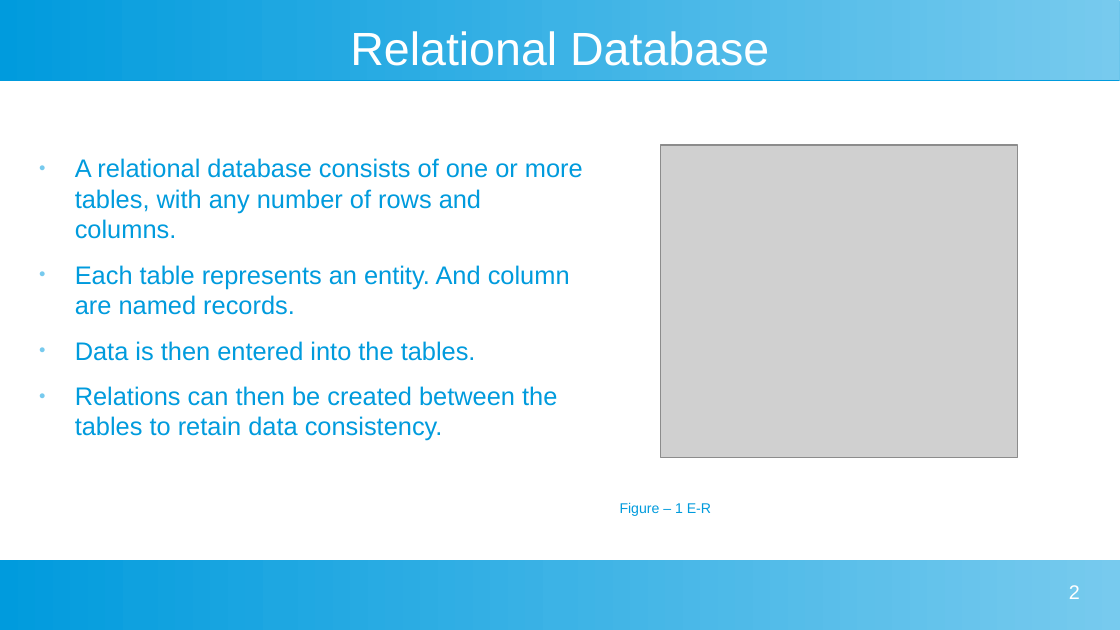
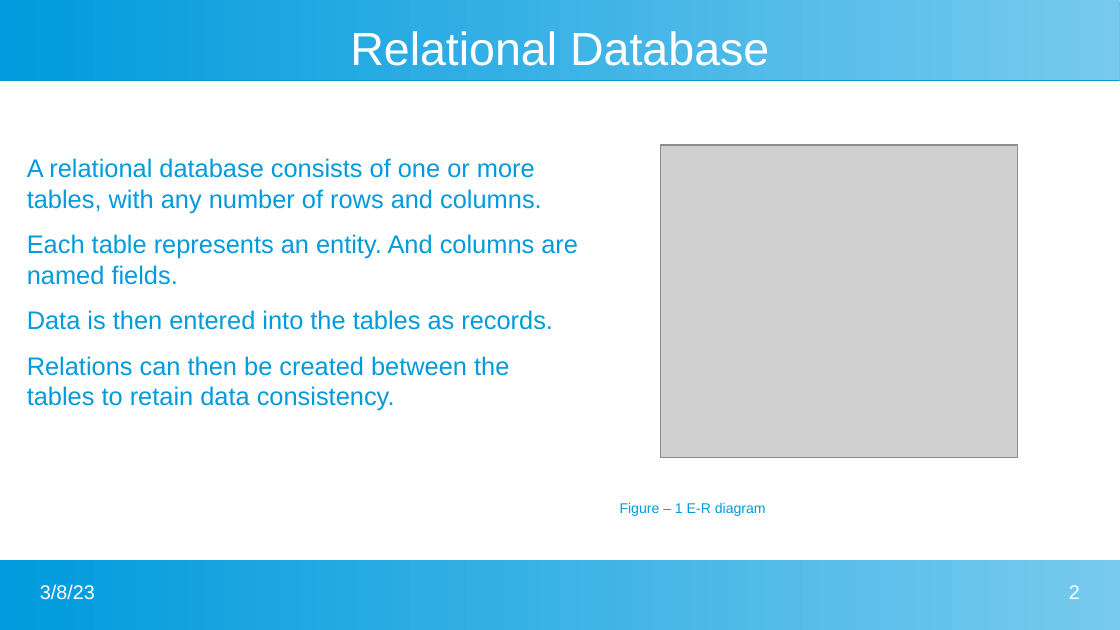
Before and after one commit to ajm1102/Uni-work, a slide deck: slide 2 of Big Data and Data Mining/Presentation/sqlPres.odp. Drawn at 1120x630 pixels with LibreOffice and Linux fonts; fonts in the diff are those of the drawing; grey boxes stand for pictures. Boxes give left, top, right and bottom in pixels: in the first picture for what was removed or moved away, otherwise in the second. Text is boxed around its words. In the diff, an @@ line names an element or a change of style, - is before the commit and + after.

```diff
--- a/Big Data and Data Mining/Presentation/sqlPres.odp
+++ b/Big Data and Data Mining/Presentation/sqlPres.odp
@@ text at (x1=27, y1=158, x2=542, y2=411): bullet ● to none @@
@@ text at (x1=27, y1=234, x2=578, y2=330): text changed @@
-● Each table represents an entity. And column are named records.
-● Data is then entered into the tables.
+Each table represents an entity. And columns are named fields.
+Data is then entered into the tables as records.
@@ text at (x1=620, y1=502, x2=766, y2=516): text changed @@
-Figure – 1 E-R
+Figure – 1 E-R diagram
@@ rectangle removed at (x1=0, y1=560, x2=1120, y2=630) @@
@@ freeform shape added at (x1=0, y1=560, x2=1120, y2=630), fill gradient #77CAEE to #009BDD @@
@@ text added at (x1=40, y1=584, x2=95, y2=600), 14 pt, text #FFFFFF @@
+3/8/23
```
Also in this commit, not shown: 10 other slides changed, 8 other files.
